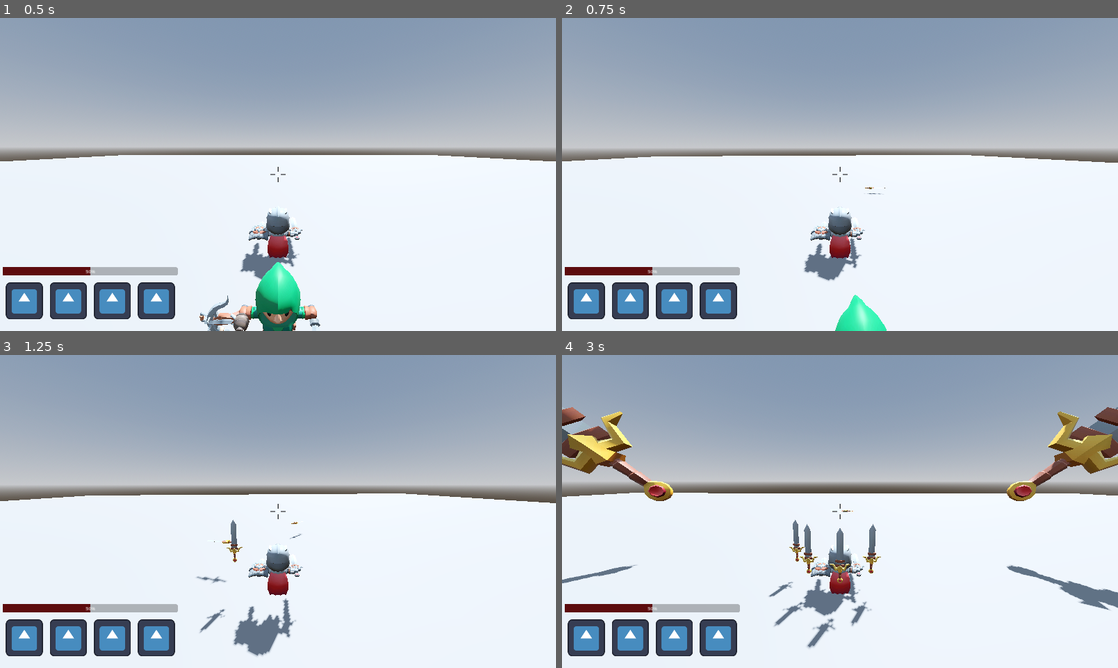
Above: before the commit, frames 1-4 (two rows, left to right).
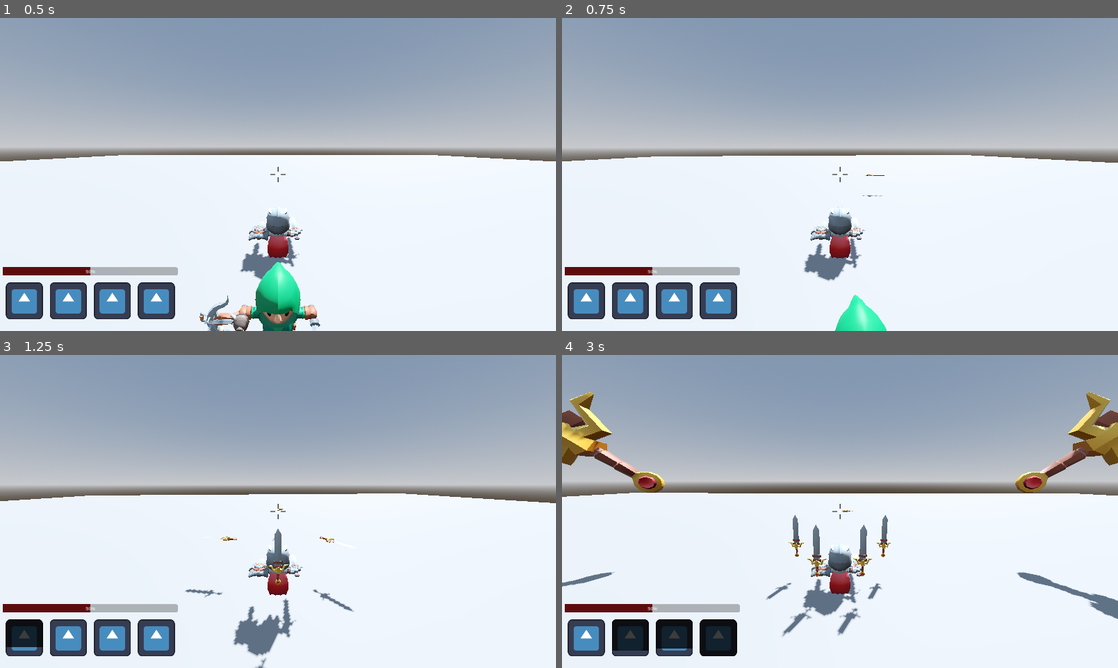
Above: after the commit, the same moments.

Repository: reidvandiepenalt/Swordcery
Game: Godot game, scene res://scenes/levels/level.tscn
Two runs of this game, one before a commit and one after it. Both use one fixed random seed, a clock stepped at 60 frames per second and the inputs below. The engine's default icon, where the game draws it, is replaced by a stand-in: a white triangle on a blue panel in a dark square.
Inputs (mouse positions are in pixels of both pictures, inside the frame that each line leads up to):
- Up to frame 1 (0.5 s): no input
- Up to frame 2 (0.75 s): tap Enter at 0.5 s; move the mouse to (867, 174) at 0.52 s; press the mouse at (867, 174) at 0.53 s; hold W (move_forward) from 0.53 s (still down)
- Up to frame 3 (1.25 s): keep holding W (move_forward); tap Space (move_jump) at 0.77 s
- Up to frame 4 (3 s): keep holding W (move_forward); move the mouse to (812, 511) at 1.27 s; release the mouse at (812, 511) at 1.28 s; tap Shift (attack_movement) at 1.35 s; tap Space (move_jump) at 1.52 s; move the mouse to (851, 505) at 2.02 s; hold Right mouse button (attack_secondary) 2.03-2.78 s; move the mouse to (834, 517) at 2.77 s; tap R (attack_special) at 2.85 s

Frame 1 is identical in both runs. In frame 2, less than 0.1% of the frame differs, in the area x 54-59%, y 50-58%; in frame 3, 1.3%; in frame 4, 9.5%, in the area x 0-100%, y 11-97%.
Error after the commit: Parse Error: Class "SwordcereryPlayer" hides a global script class. (res://Scenes/player.gd:3)

Commit message:
hookup ui skill icons and healthbar. scale down basic attack target

Diff:
--- a/Swordcery/UI/in_game/PlayerUIBase.gd
+++ b/Swordcery/UI/in_game/PlayerUIBase.gd
@@ -7,31 +7,31 @@
 @onready var special_attack_icon := $AspectRatioContainer/VBoxContainer/MarginContainer/SkillsGridContainer/MarginContainer4/SpecialAttack
 
 func set_new_health_value(new_health: int):
-	pass
+	health_bar.value = new_health
 
 func set_new_max_health_value(new_max_health: int):
-	pass
+	health_bar.max_value = new_max_health
 
 func set_new_basic_attack_value(new_time: float):
-	pass
+	basic_attack_icon.value = new_time
 
 func set_new_basic_attack_max_value(new_max_time: float):
-	pass
+	basic_attack_icon.max_value = new_max_time
 
 func set_new_secondary_attack_value(new_time: float):
-	pass
+	secondary_attack_icon.value = new_time
 
 func set_new_secondary_attack_max_value(new_max_time: float):
-	pass
+	secondary_attack_icon.max_value = new_max_time
 
 func set_new_movement_attack_value(new_time: float):
-	pass
+	movement_attack_icon.value = new_time
 
 func set_new_movement_attack_max_value(new_max_time: float):
-	pass
+	movement_attack_icon.max_value = new_max_time
 
 func set_new_special_attack_value(new_time: float):
-	pass
+	special_attack_icon.value = new_time
 
 func set_new_special_attack_max_value(new_max_time: float):
-	pass
+	special_attack_icon.max_value = new_max_time
--- /dev/null
+++ b/Swordcery/UI/in_game/UiSkillIcon.tscn
@@ -0,0 +1,18 @@
+[gd_scene load_steps=4 format=3 uid="uid://cs2s70llxfooy"]
+
+[ext_resource type="Theme" uid="uid://b07lkarvejd1l" path="res://UI/in_game/default_theme.tres" id="1_xym7c"]
+[ext_resource type="Texture2D" uid="uid://1wn6atxi4vhh" path="res://icon.svg" id="2_ingoi"]
+[ext_resource type="Texture2D" uid="uid://cd6q2s3xstfvl" path="res://black square.png" id="3_l6ha4"]
+
+[node name="MarginContainer" type="MarginContainer"]
+custom_minimum_size = Vector2(20, 20)
+theme = ExtResource("1_xym7c")
+
+[node name="BasicAttack" type="TextureProgressBar" parent="."]
+layout_mode = 2
+theme = ExtResource("1_xym7c")
+step = 0.0
+fill_mode = 2
+texture_under = ExtResource("2_ingoi")
+texture_progress = ExtResource("3_l6ha4")
+tint_progress = Color(0.00392157, 0.00392157, 0.00392157, 0.764706)
--- /dev/null
+++ b/Swordcery/UI/in_game/skills_grid_container.tscn
@@ -0,0 +1,57 @@
+[gd_scene load_steps=5 format=3 uid="uid://b75n5g5c5p0a7"]
+
+[ext_resource type="Theme" uid="uid://b07lkarvejd1l" path="res://UI/in_game/default_theme.tres" id="1_u5f72"]
+[ext_resource type="PackedScene" uid="uid://cs2s70llxfooy" path="res://UI/in_game/UiSkillIcon.tscn" id="2_sxlng"]
+[ext_resource type="Texture2D" uid="uid://1wn6atxi4vhh" path="res://icon.svg" id="3_pmdv7"]
+[ext_resource type="Texture2D" uid="uid://cd6q2s3xstfvl" path="res://black square.png" id="4_3n7qs"]
+
+[node name="SkillsGridContainer" type="GridContainer"]
+size_flags_horizontal = 0
+size_flags_vertical = 8
+theme = ExtResource("1_u5f72")
+columns = 4
+
+[node name="MarginContainer" parent="." instance=ExtResource("2_sxlng")]
+layout_mode = 2
+
+[node name="MarginContainer2" type="MarginContainer" parent="."]
+custom_minimum_size = Vector2(20, 20)
+layout_mode = 2
+theme = ExtResource("1_u5f72")
+
+[node name="SecondaryAttack" type="TextureProgressBar" parent="MarginContainer2"]
+layout_mode = 2
+theme = ExtResource("1_u5f72")
+step = 0.0
+fill_mode = 2
+texture_under = ExtResource("3_pmdv7")
+texture_progress = ExtResource("4_3n7qs")
+tint_progress = Color(0.00392157, 0.00392157, 0.00392157, 0.764706)
+
+[node name="MarginContainer3" type="MarginContainer" parent="."]
+custom_minimum_size = Vector2(20, 20)
+layout_mode = 2
+theme = ExtResource("1_u5f72")
+
+[node name="MovementAttack" type="TextureProgressBar" parent="MarginContainer3"]
+layout_mode = 2
+theme = ExtResource("1_u5f72")
+step = 0.0
+fill_mode = 2
+texture_under = ExtResource("3_pmdv7")
+texture_progress = ExtResource("4_3n7qs")
+tint_progress = Color(0.00392157, 0.00392157, 0.00392157, 0.764706)
+
+[node name="MarginContainer4" type="MarginContainer" parent="."]
+custom_minimum_size = Vector2(20, 20)
+layout_mode = 2
+theme = ExtResource("1_u5f72")
+
+[node name="SpecialAttack" type="TextureProgressBar" parent="MarginContainer4"]
+layout_mode = 2
+theme = ExtResource("1_u5f72")
+step = 0.0
+fill_mode = 2
+texture_under = ExtResource("3_pmdv7")
+texture_progress = ExtResource("4_3n7qs")
+tint_progress = Color(0.00392157, 0.00392157, 0.00392157, 0.764706)
--- a/Swordcery/UI/in_game/swordcerer_ui.tscn
+++ b/Swordcery/UI/in_game/swordcerer_ui.tscn
@@ -1,10 +1,9 @@
-[gd_scene load_steps=6 format=3 uid="uid://bl4qbfrdg0h5r"]
+[gd_scene load_steps=5 format=3 uid="uid://bl4qbfrdg0h5r"]
 
 [ext_resource type="Theme" uid="uid://b07lkarvejd1l" path="res://UI/in_game/default_theme.tres" id="1_ubt8s"]
 [ext_resource type="Texture2D" uid="uid://bg6tnc7bpvs8i" path="res://UI/in_game/Crosshair.png" id="2_ensup"]
 [ext_resource type="Script" path="res://UI/in_game/PlayerUIBase.gd" id="2_ftcvu"]
-[ext_resource type="Texture2D" uid="uid://1wn6atxi4vhh" path="res://icon.svg" id="2_khfyo"]
-[ext_resource type="Texture2D" uid="uid://cd6q2s3xstfvl" path="res://black square.png" id="3_qdoy8"]
+[ext_resource type="PackedScene" uid="uid://b75n5g5c5p0a7" path="res://UI/in_game/skills_grid_container.tscn" id="3_ueku0"]
 
 [node name="SwordcererUI" type="Control"]
 layout_mode = 3
@@ -46,64 +45,8 @@
 [node name="MarginContainer" type="MarginContainer" parent="AspectRatioContainer/VBoxContainer"]
 layout_mode = 2
 
-[node name="SkillsGridContainer" type="GridContainer" parent="AspectRatioContainer/VBoxContainer/MarginContainer"]
+[node name="SkillsGridContainer" parent="AspectRatioContainer/VBoxContainer/MarginContainer" instance=ExtResource("3_ueku0")]
 layout_mode = 2
-size_flags_horizontal = 0
-size_flags_vertical = 8
-theme = ExtResource("1_ubt8s")
-columns = 4
-
-[node name="MarginContainer" type="MarginContainer" parent="AspectRatioContainer/VBoxContainer/MarginContainer/SkillsGridContainer"]
-custom_minimum_size = Vector2(20, 20)
-layout_mode = 2
-theme = ExtResource("1_ubt8s")
-
-[node name="BasicAttack" type="TextureProgressBar" parent="AspectRatioContainer/VBoxContainer/MarginContainer/SkillsGridContainer/MarginContainer"]
-layout_mode = 2
-theme = ExtResource("1_ubt8s")
-fill_mode = 2
-texture_under = ExtResource("2_khfyo")
-texture_progress = ExtResource("3_qdoy8")
-tint_progress = Color(0.00392157, 0.00392157, 0.00392157, 0.764706)
-
-[node name="MarginContainer2" type="MarginContainer" parent="AspectRatioContainer/VBoxContainer/MarginContainer/SkillsGridContainer"]
-custom_minimum_size = Vector2(20, 20)
-layout_mode = 2
-theme = ExtResource("1_ubt8s")
-
-[node name="SecondaryAttack" type="TextureProgressBar" parent="AspectRatioContainer/VBoxContainer/MarginContainer/SkillsGridContainer/MarginContainer2"]
-layout_mode = 2
-theme = ExtResource("1_ubt8s")
-fill_mode = 2
-texture_under = ExtResource("2_khfyo")
-texture_progress = ExtResource("3_qdoy8")
-tint_progress = Color(0.00392157, 0.00392157, 0.00392157, 0.764706)
-
-[node name="MarginContainer3" type="MarginContainer" parent="AspectRatioContainer/VBoxContainer/MarginContainer/SkillsGridContainer"]
-custom_minimum_size = Vector2(20, 20)
-layout_mode = 2
-theme = ExtResource("1_ubt8s")
-
-[node name="MovementAttack" type="TextureProgressBar" parent="AspectRatioContainer/VBoxContainer/MarginContainer/SkillsGridContainer/MarginContainer3"]
-layout_mode = 2
-theme = ExtResource("1_ubt8s")
-fill_mode = 2
-texture_under = ExtResource("2_khfyo")
-texture_progress = ExtResource("3_qdoy8")
-tint_progress = Color(0.00392157, 0.00392157, 0.00392157, 0.764706)
-
-[node name="MarginContainer4" type="MarginContainer" parent="AspectRatioContainer/VBoxContainer/MarginContainer/SkillsGridContainer"]
-custom_minimum_size = Vector2(20, 20)
-layout_mode = 2
-theme = ExtResource("1_ubt8s")
-
-[node name="SpecialAttack" type="TextureProgressBar" parent="AspectRatioContainer/VBoxContainer/MarginContainer/SkillsGridContainer/MarginContainer4"]
-layout_mode = 2
-theme = ExtResource("1_ubt8s")
-fill_mode = 2
-texture_under = ExtResource("2_khfyo")
-texture_progress = ExtResource("3_qdoy8")
-tint_progress = Color(0.00392157, 0.00392157, 0.00392157, 0.764706)
 
 [node name="AspectRatioContainer2" type="AspectRatioContainer" parent="."]
 layout_mode = 1
--- a/Swordcery/player/swordcerer_player.gd
+++ b/Swordcery/player/swordcerer_player.gd
@@ -1,16 +1,18 @@
-extends "res://scenes/player.gd"
+extends SwordcereryPlayer
 
 @export var PROJECTILE : PackedScene = preload("res://player/projectiles/sub_path_swordcerer_basic_projectile.tscn")
 @export var SECONDARY_PROJECTILE : PackedScene = preload("res://player/projectiles/swordcerer_secondary_attack.tscn")
 @export var START_END_PERCENT := 0.05 #keep same as projectile script value
 @export var DASH_DISTANCE := 15
 @export var DASH_SPEED_MULT := 10
+@export var BASIC_ATACK_DISTANCE : float = 18
 
 @onready var BASIC_PROJ_PATH := $Knight/PathsParent/BasicProjectilePath
 @onready var PATHS_PARENT := $Knight/PathsParent
 @onready var SPECIAL_ATTACK_ANIMATOR := $Knight/PathsParent/SpecialAttackParent/SpecialAttackAnimator
 @onready var MOVEMENT_PROJ_R : SwordcererMovementProj = $Knight/SwordcererMovementProjectileRight
 @onready var MOVEMENT_PROJ_L : SwordcererMovementProj = $Knight/SwordcererMovementProjectileLeft
+@onready var PLAYER_MODEL := $Knight
 
 var projectiles = []
 var cur_projectile := -1
@@ -19,12 +21,17 @@
 var dash_target := Vector3.ZERO
 var dash_acceleration_magnitude = pow(SPEED * DASH_SPEED_MULT, 2) / DASH_DISTANCE
 var dash_hypotenuse = sqrt(pow(DASH_DISTANCE, 2) + pow(DASH_DISTANCE, 2))
+var cam_raycast_length : float
 
 enum DashDirection{
 	left,
 	right,
 	forward
 }
+
+func _ready():
+	super._ready()
+	cam_raycast_length = cam_raycast.target_position.length()
 
 func _physics_process(delta):
 	if is_dashing:
@@ -45,19 +52,19 @@
 					velocity.x = direction.x * SPEED * DASH_SPEED_MULT * 1.5
 					velocity.z = direction.z * SPEED * DASH_SPEED_MULT * 1.5
 					twist_pivot.look_at(twist_pivot.global_position + Vector3(velocity.x, 0, velocity.z), Vector3.UP)
-					$Knight.rotation.y = twist_pivot.rotation.y + PI
+					PLAYER_MODEL.rotation.y = twist_pivot.rotation.y + PI
 				DashDirection.right:
 					var accel = calc_dash_acceleration(false)
 					velocity.x += accel.x * delta
 					velocity.z += accel.z * delta
 					twist_pivot.look_at(twist_pivot.global_position + Vector3(velocity.x, 0, velocity.z), Vector3.UP)
-					$Knight.rotation.y = twist_pivot.rotation.y + PI
+					PLAYER_MODEL.rotation.y = twist_pivot.rotation.y + PI
 				DashDirection.left:
 					var accel = calc_dash_acceleration(true)
 					velocity.x += accel.x * delta
 					velocity.z += accel.z * delta
 					twist_pivot.look_at(twist_pivot.global_position + Vector3(velocity.x, 0, velocity.z), Vector3.UP)
-					$Knight.rotation.y = twist_pivot.rotation.y + PI
+					PLAYER_MODEL.rotation.y = twist_pivot.rotation.y + PI
 			move_and_slide()
 	else:
 		super._physics_process(delta)
@@ -70,7 +77,8 @@
 		basic_attack(get_world_3d().direct_space_state)
 
 func update_basic_projectiles():
-	PATHS_PARENT.look_at(cam_raycast.to_global(cam_raycast.target_position), Vector3.UP, true)
+	print(BASIC_ATACK_DISTANCE)
+	PATHS_PARENT.look_at(cam_raycast.to_global(cam_raycast.target_position * (BASIC_ATACK_DISTANCE / cam_raycast_length)), Vector3.UP, true)
 	var inactive_projectiles = []
 	if(projectiles.size() > 0):
 		for n in range(cur_projectile - 1, -1, -1):
@@ -79,9 +87,12 @@
 		for n in range(projectiles.size() - 1, cur_projectile - 1, -1):
 			if !projectiles[n].active:
 				inactive_projectiles.append(projectiles[n])
-		var percent_step = 2 * START_END_PERCENT / inactive_projectiles.size()
-		for n in inactive_projectiles.size():
-			inactive_projectiles[n].set_percent(-START_END_PERCENT + percent_step * n)
+		var size = inactive_projectiles.size()
+		if size == 1:
+			inactive_projectiles[0].set_percent(0)
+		else:
+			for n in size:
+				inactive_projectiles[n].set_percent(lerpf(-START_END_PERCENT, START_END_PERCENT, float(n) / (size - 1)))
 
 func basic_attack(space_state):
 	if PROJECTILE:
--- a/Swordcery/player/swordcerer_player.tscn
+++ b/Swordcery/player/swordcerer_player.tscn
@@ -8,6 +8,7 @@
 [ext_resource type="PackedScene" uid="uid://doqs3h17saoej" path="res://player/projectiles/swordcerer_special_projectile.tscn" id="6_215jy"]
 [ext_resource type="PackedScene" uid="uid://nimmcwkm2whl" path="res://player/projectiles/swordcerer_movement_projectile.tscn" id="7_njcma"]
 [ext_resource type="PackedScene" uid="uid://bl4qbfrdg0h5r" path="res://UI/in_game/swordcerer_ui.tscn" id="8_t62ni"]
+[ext_resource type="Script" path="res://resources/SkillTimer.gd" id="8_tup44"]
 
 [sub_resource type="Curve3D" id="Curve3D_phned"]
 _data = {
@@ -155,12 +156,13 @@
 START_END_PERCENT = 0.1
 DASH_DISTANCE = 15
 DASH_SPEED_MULT = 10
+BASIC_ATACK_DISTANCE = 18.0
 
 [node name="Knight" parent="." index="0"]
 transform = Transform3D(-1, 0, 8.74228e-08, 0, 1, 0, -8.74228e-08, 0, -1, 0, 0, 0)
 
 [node name="PathsParent" type="Node3D" parent="Knight" index="2"]
-transform = Transform3D(1, 0, 0, 0, 1, 0, 0, 0, 1, 0, 1.5, 0)
+transform = Transform3D(1, 0, 0, 0, 1, 0, 0, 0, 1, 0, 1.61778, 0)
 
 [node name="BasicProjectilePath" parent="Knight/PathsParent" index="0" instance=ExtResource("2_muu32")]
 transform = Transform3D(1, 0, 0, 0, 1, 0, 0, 0, 1, 0, 0, -1.1)
@@ -214,10 +216,35 @@
 [node name="CameraRaycast" parent="TwistPivot/PitchPivot/Camera3D" index="0"]
 target_position = Vector3(0, 0, -35)
 
+[node name="BasicAttackTimer" parent="." index="4"]
+script = ExtResource("8_tup44")
+
 [node name="SecondaryAttackTimer" parent="." index="5"]
 wait_time = 6.0
+script = ExtResource("8_tup44")
+
+[node name="MovementSkillTimer" parent="." index="6"]
+script = ExtResource("8_tup44")
+
+[node name="SpecialAttackTimer" parent="." index="7"]
+script = ExtResource("8_tup44")
 
 [node name="SwordcererUI" parent="." index="8" instance=ExtResource("8_t62ni")]
+
+[connection signal="health_updated" from="." to="SwordcererUI" method="set_new_health_value"]
+[connection signal="max_health_updated" from="." to="SwordcererUI" method="set_new_max_health_value"]
+[connection signal="current_time_updated" from="BasicAttackTimer" to="SwordcererUI" method="set_new_basic_attack_value"]
+[connection signal="max_time_updated" from="BasicAttackTimer" to="SwordcererUI" method="set_new_basic_attack_max_value"]
+[connection signal="current_time_updated" from="SecondaryAttackTimer" to="SwordcererUI" method="set_new_secondary_attack_value"]
+[connection signal="max_time_updated" from="SecondaryAttackTimer" to="SwordcererUI" method="set_new_secondary_attack_max_value"]
+[connection signal="current_time_updated" from="MovementSkillTimer" to="SwordcererUI" method="set_new_movement_attack_value"]
+[connection signal="max_time_updated" from="MovementSkillTimer" to="SwordcererUI" method="set_new_movement_attack_max_value"]
+[connection signal="current_time_updated" from="SpecialAttackTimer" to="SwordcererUI" method="set_new_special_attack_value"]
+[connection signal="max_time_updated" from="SpecialAttackTimer" to="SwordcererUI" method="set_new_special_attack_max_value"]
+[connection signal="ready" from="SwordcererUI" to="BasicAttackTimer" method="on_ui_ready"]
+[connection signal="ready" from="SwordcererUI" to="SecondaryAttackTimer" method="on_ui_ready"]
+[connection signal="ready" from="SwordcererUI" to="MovementSkillTimer" method="on_ui_ready"]
+[connection signal="ready" from="SwordcererUI" to="SpecialAttackTimer" method="on_ui_ready"]
 
 [editable path="Knight/PathsParent/SpecialAttackParent/SpecialAttackPathRight/RightSwordPathFollow/SwordcererSpecialProjectile"]
 [editable path="Knight/PathsParent/SpecialAttackParent/SpecialAttackPathLeft/LeftSwordPathFollow/SwordcererSpecialProjectile2"]
--- /dev/null
+++ b/Swordcery/resources/SkillTimer.gd
@@ -0,0 +1,23 @@
+extends Timer
+
+class_name SkillTimer
+
+signal max_time_updated(new_max_time: float)
+signal current_time_updated(time_left: float)
+
+var stopped := false
+
+func on_ui_ready():
+	max_time_updated.emit(wait_time)
+
+func set_max_time(new_max_time: float):
+	wait_time = max(0.00001, new_max_time)
+	max_time_updated.emit(wait_time)
+
+func _process(delta):
+	if !is_stopped():
+		stopped = true
+		current_time_updated.emit(time_left)
+	else: if stopped:
+		stopped = false
+		current_time_updated.emit(0)
--- a/Swordcery/resources/entity_base.gd
+++ b/Swordcery/resources/entity_base.gd
@@ -1,4 +1,6 @@
 extends CharacterBody3D
+
+class_name EntityBase
 
 @export var hp_max := 40
 @export var hp := hp_max
@@ -8,5 +10,7 @@
 
 func _on_hurtbox_area_entered(hitbox):
 	var damage = hitbox.damage
-	self.hp -= damage
+	hp -= damage
+	if hp < 0:
+		hp = 0
 	print(hitbox.get_parent().name + " hitbox touched " + name + " hurtbox and dealt " + str(damage))
--- a/Swordcery/scenes/levels/level.tscn
+++ b/Swordcery/scenes/levels/level.tscn
@@ -48,6 +48,7 @@
 shape = SubResource("ConcavePolygonShape3D_7l3aq")
 
 [node name="Swordcerer_Player" parent="." instance=ExtResource("1_eqbtc")]
+BASIC_ATACK_DISTANCE = 18.0
 
 [node name="Enemy" parent="." instance=ExtResource("2_6udn8")]
 transform = Transform3D(1, 0, 0, 0, 1, 0, 0, 0, 1, 0, 0, 3.61639)
--- a/Swordcery/scenes/player.gd
+++ b/Swordcery/scenes/player.gd
@@ -1,6 +1,12 @@
-extends "res://resources/entity_base.gd"
+extends EntityBase
+
+class_name SwordcereryPlayer
 
 @export var TEST_SPHERE : PackedScene = preload("res://resources/test_sphere.tscn")
+
+signal health_updated(new_health: int)
+signal died
+signal max_health_updated(new_max_health: int)
 
 var mouse_sensitivity := 0.001
 var twist_input := 0.0
@@ -105,3 +111,10 @@
 func special_attack():
 	#override in child
 	pass
+
+func _on_hurtbox_area_entered(hitbox):
+	super._on_hurtbox_area_entered(hitbox)
+	if(hp < 0):
+		died.emit()
+	else:
+		health_updated.emit(hp)
Not shown: 1 places in Swordcery/player/swordcerer_player.tscn that only renumber resources
